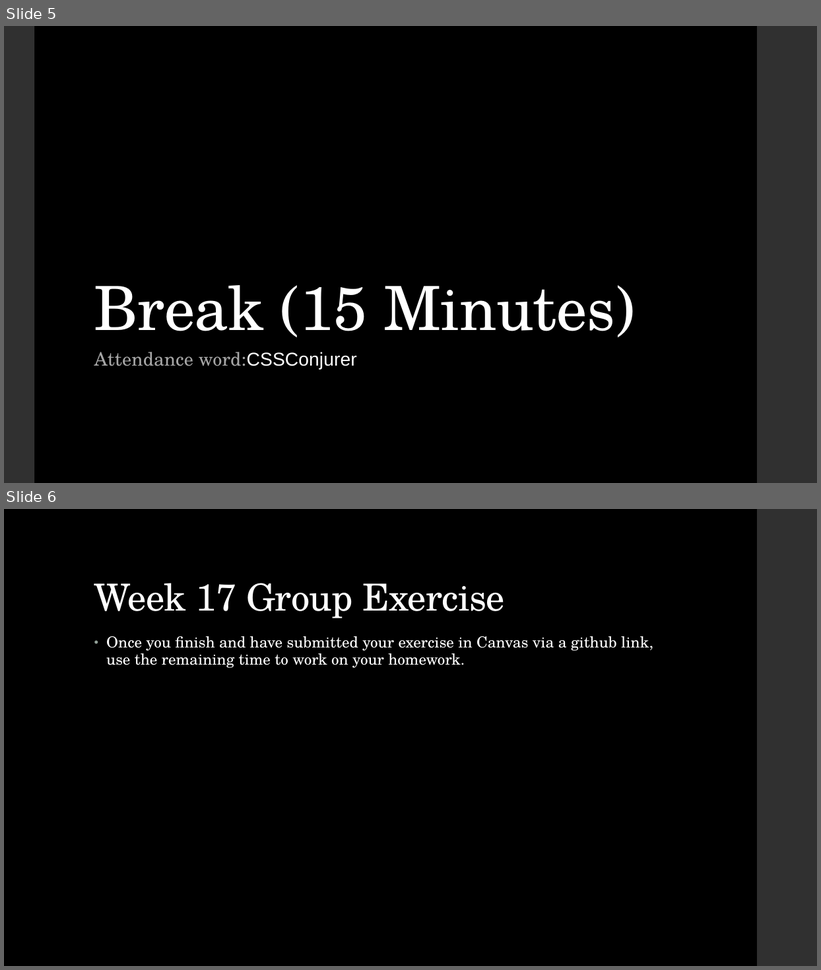
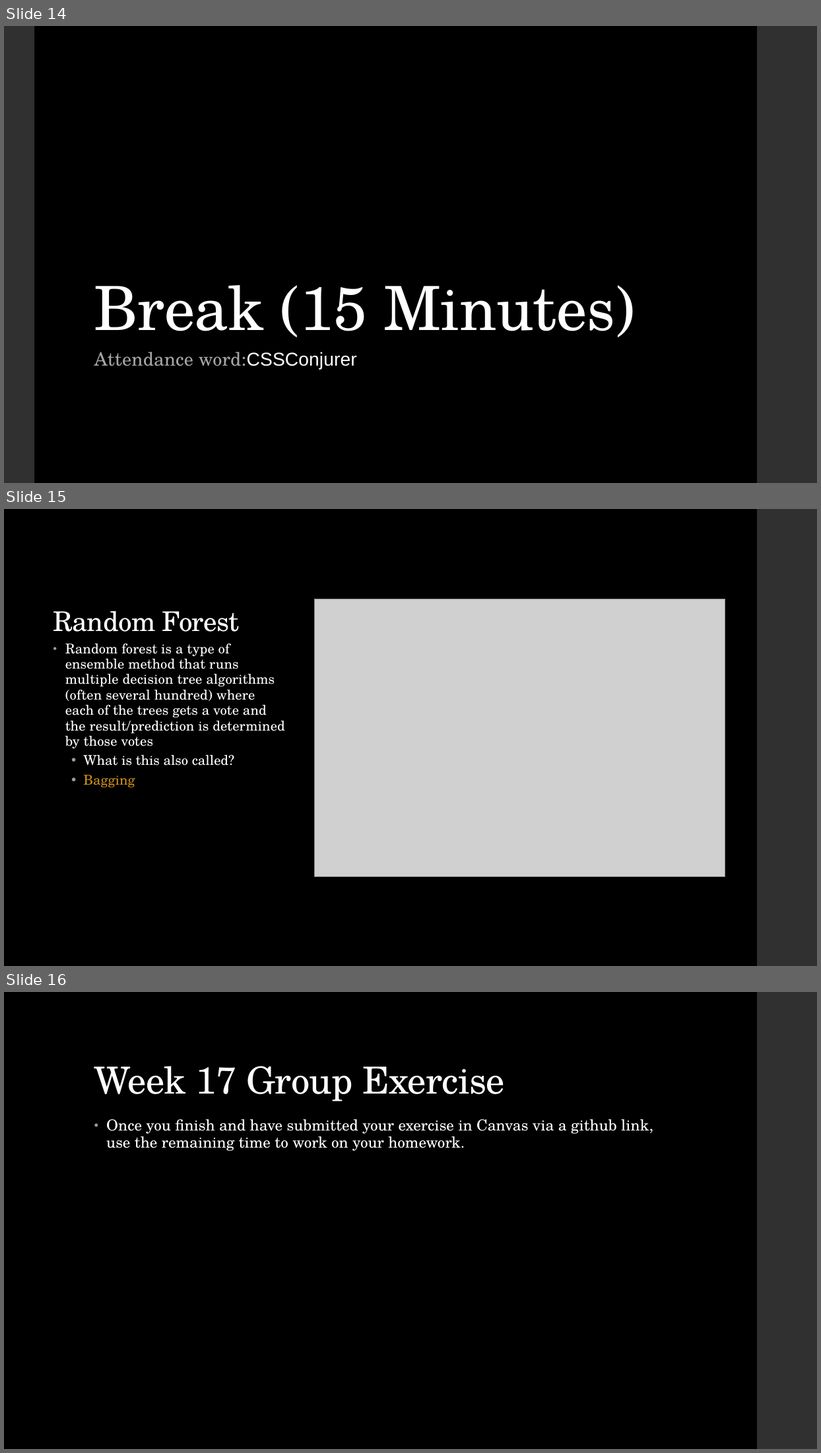
Before and after one commit to LaunchCoderGirlSTL/Data-Science-Assignments, a slide deck: course_material/week_17/week_17_presentation.pptx. Shown one above the other, each under a label of ours: slides 5 and 6 before the commit, slides 14, 15 and 16 after it. The pictures are 821x970 and 821x1453 pixels, drawn with LibreOffice and Linux fonts; fonts in the diff are those of the drawing; grey boxes stand for pictures. Boxes give left, top, right and bottom in pixels: in the first picture for what was removed or moved away, otherwise in the second. Text is boxed around its words. In the diff, an @@ line names an element or a change of style, - is before the commit and + after.

```diff
--- a/course_material/week_17/week_17_presentation.pptx
+++ b/course_material/week_17/week_17_presentation.pptx
@@ slide 15 added at (4,509,817,966), background #000000; not listed: 1 template element that a slide beside it also shows @@
@@ picture added at (314,599,725,877) @@
@@ title added at (53,611,240,632), 32 pt, text #FFFFFF @@
+Random Forest
@@ text added at (65,644,285,788), 16 pt, text #FFFFFF @@
+• Random forest is a type of ensemble method that runs multiple decision tree algorithms (often several hundred) where each of the trees gets a vote and the result/prediction is determined by those votes
+  • What is this also called?
+  • Bagging
@@ what was slide 5 is now slide 14 @@
@@ what was slide 6 is now slide 16 @@
```
Also in this commit, not shown: 1 slide changed, 9 other slides added, 1 other file.
